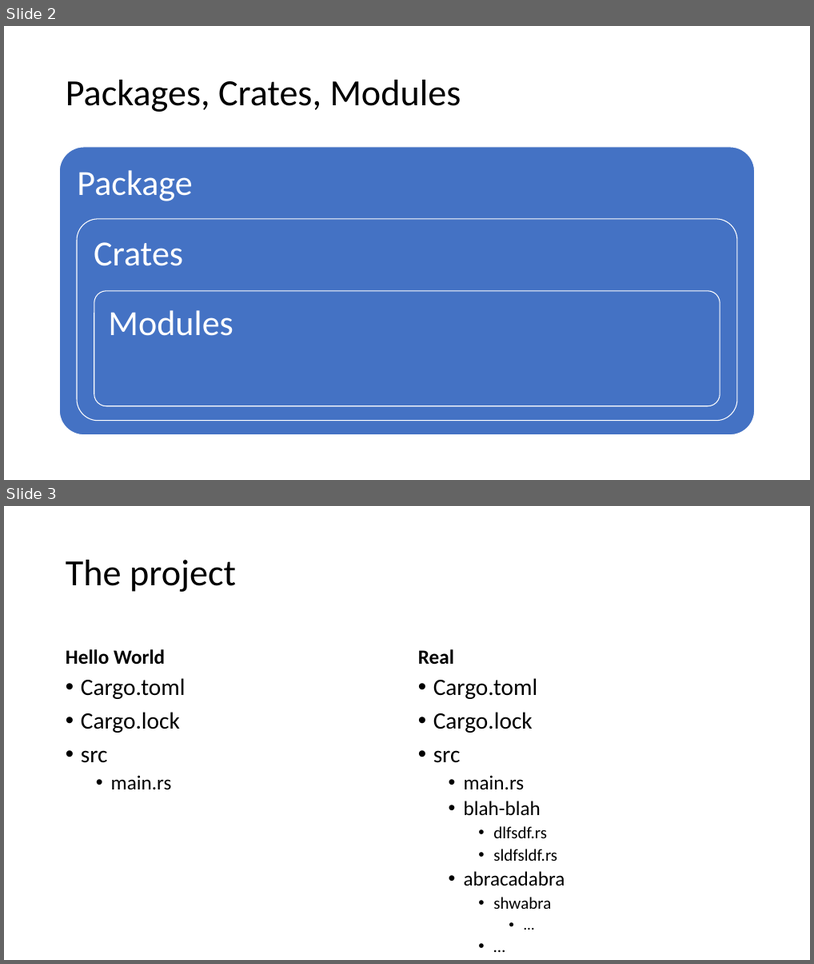
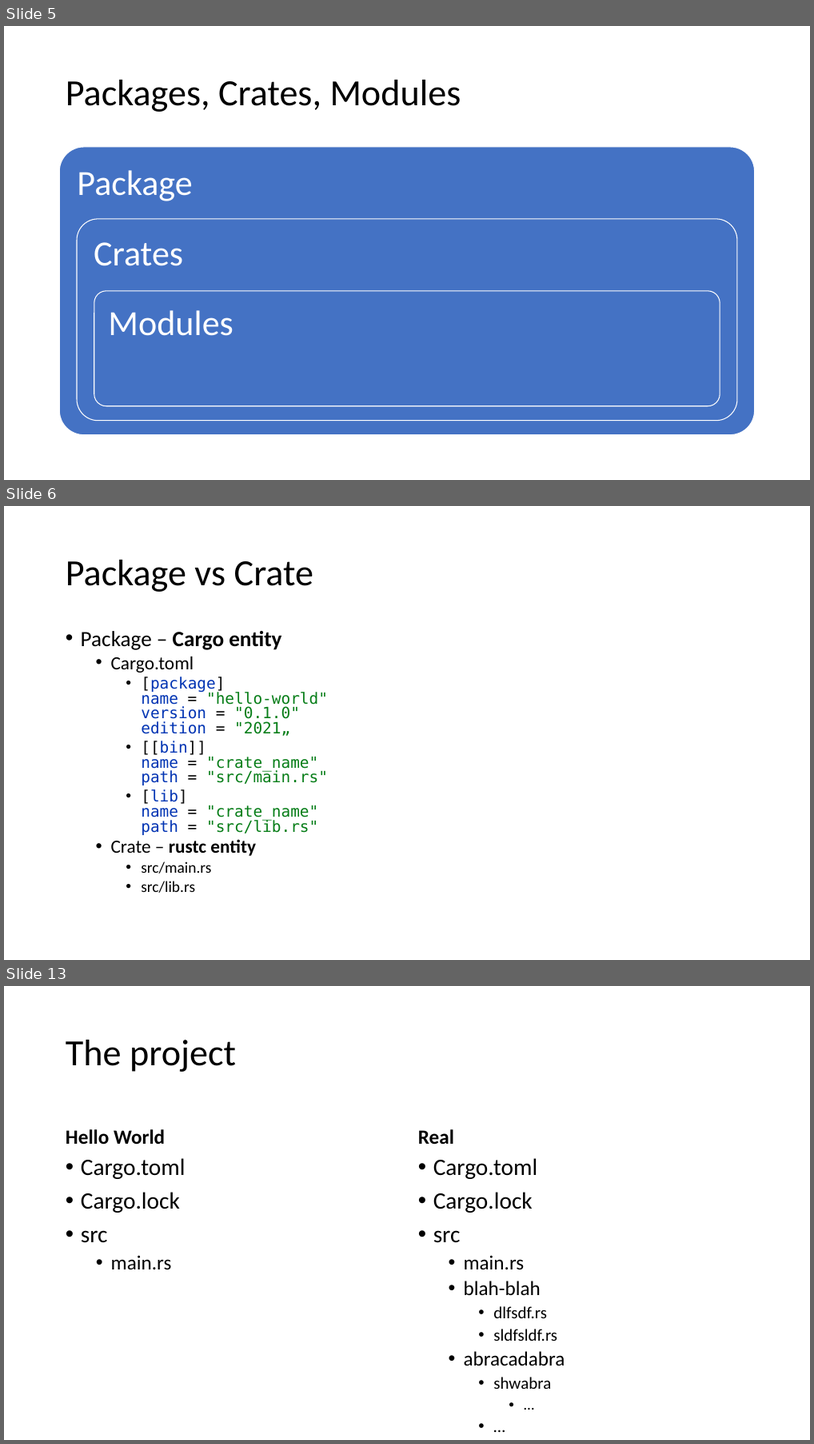
Before and after one commit to kugushev/course-rust-basics, a slide deck: src/07-Modules/07-Modules.pptx. Shown one above the other, each under a label of ours: slides 2 and 3 before the commit, slides 5, 6 and 13 after it; the slides between them are not shown. The pictures are 814x964 and 814x1444 pixels, drawn with LibreOffice and Linux fonts; fonts in the diff are those of the drawing. Boxes give left, top, right and bottom in pixels: in the first picture for what was removed or moved away, otherwise in the second. Text is boxed around its words. In the diff, an @@ line names an element or a change of style, - is before the commit and + after.

```diff
--- a/src/07-Modules/07-Modules.pptx
+++ b/src/07-Modules/07-Modules.pptx
@@ slide 6 added at [4, 506, 810, 960], background #FFFFFF @@
@@ title added at [66, 560, 314, 592], 44 pt, text #000000 @@
+Package vs Crate
@@ text added at [81, 631, 328, 892], 18.5 pt, text #067D17 @@
+• Package – Cargo entity
+  • Cargo.toml
+    • [package]
+      name = "hello-world"
+      version = "0.1.0"
+      edition = "2021„
+    • [[bin]]
+      name = "crate_name"
+      path = "src/main.rs"
+    • [lib]
+      name = "crate_name"
+      path = "src/lib.rs"
+  • Crate – rustc entity
+    • src/main.rs
+    • src/lib.rs
@@ what was slide 2 is now slide 5 @@
@@ what was slide 3 is now slide 13 @@
```
Also in this commit, not shown: 10 other slides added.
